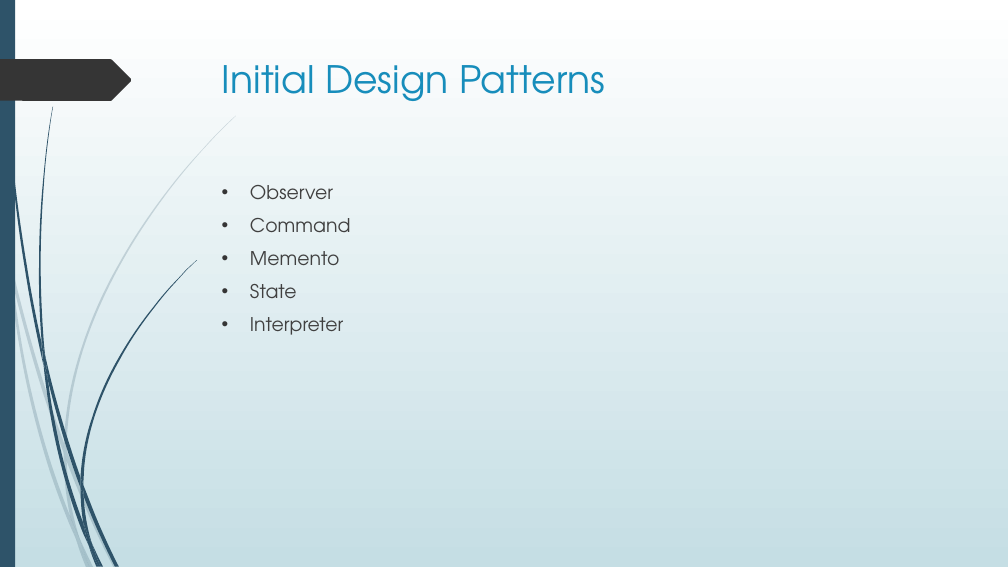
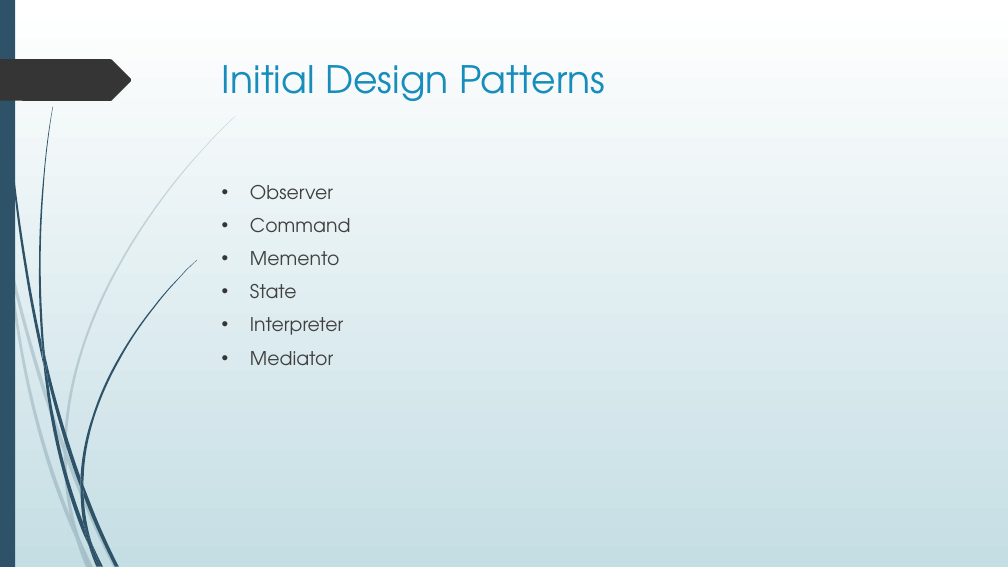
Before and after one commit to sigamatakalani/App-Synth, a slide deck: slide 8 of Project Demo/Appsynth Demo One.pptx (slide 9 before the commit). Drawn at 1008x567 pixels with LibreOffice and Linux fonts; fonts in the diff are those of the drawing. Boxes give left, top, right and bottom in pixels: in the first picture for what was removed or moved away, otherwise in the second. Text is boxed around its words. In the diff, an @@ line names an element or a change of style, - is before the commit and + after.

```diff
--- a/Project Demo/Appsynth Demo One.pptx
+++ b/Project Demo/Appsynth Demo One.pptx
@@ text at box(250, 351, 333, 365): paragraph added @@
+• Mediator
```
Also in this commit, not shown: 1 other slide changed, 1 slide removed.
